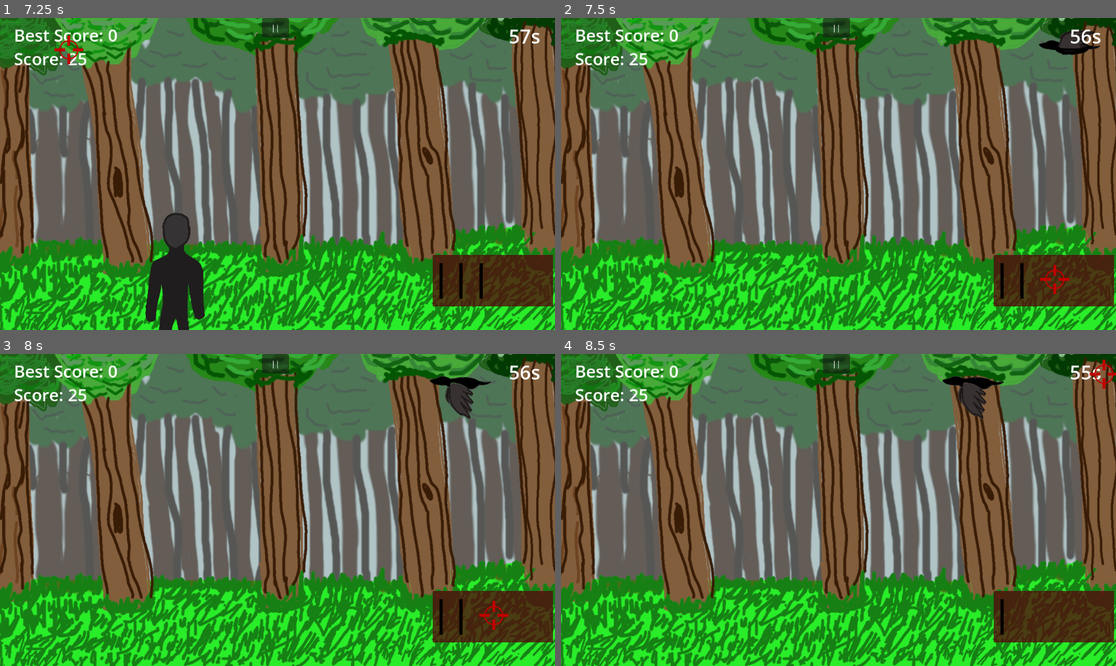
Above: before the commit, frames 1-4 (two rows, left to right).
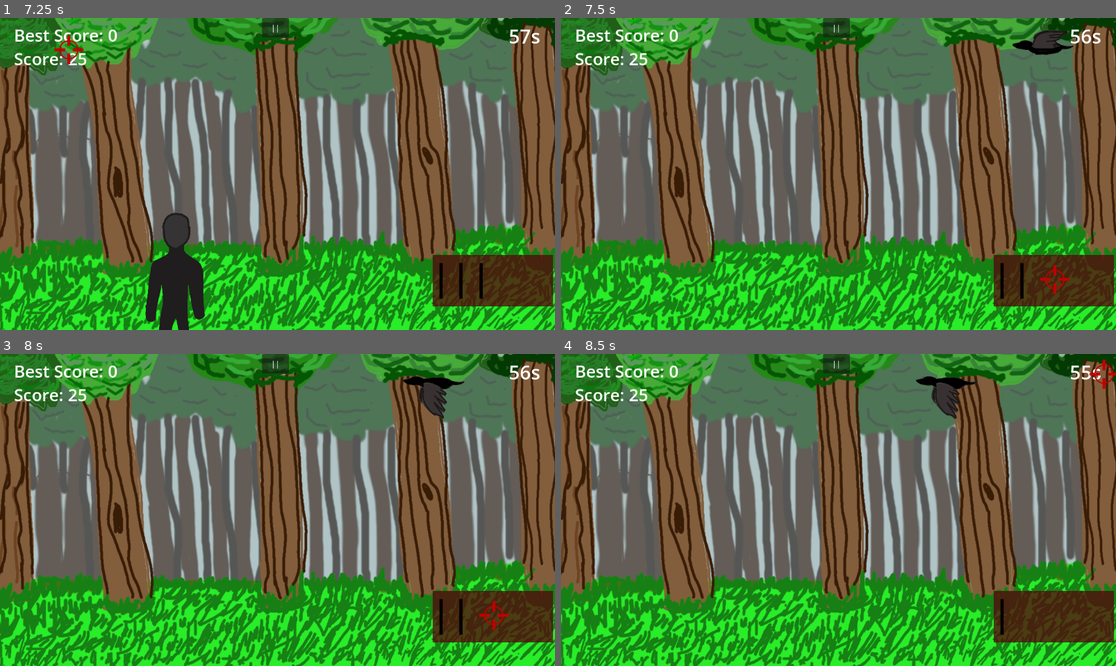
Above: after the commit, the same moments.

Repository: rolandbeni/Szakdolgozat
Game: Godot game, scene res://bg/field.tscn
The game is run twice, just before and just after one commit, with the same random seed, the same clock (stepped at 60 frames per second) and the same inputs.
Inputs (mouse positions are in pixels of both pictures, inside the frame that each line leads up to):
- Up to frame 1 (7.25 s): click "||" at 0.5 s; click "Restart" at 1.25 s; click "||" at 2 s; click "Restart" at 2.75 s; click "||" at 3.5 s; click "Restart" at 4.25 s; move the mouse to (288, 211) at 5.02 s; press the mouse at (288, 211) at 5.03 s; move the mouse to (377, 46) at 5.77 s; release the mouse at (377, 46) at 5.78 s; click (377, 46) at 5.85 s; move the mouse to (66, 49) at 6.52 s; press the mouse at (66, 49) at 6.53 s
- Up to frame 2 (7.5 s): tap Enter at 7.25 s; move the mouse to (1054, 280) at 7.27 s; release the mouse at (1054, 280) at 7.28 s; click (1054, 280) at 7.35 s
- Up to frame 3 (8 s): no input
- Up to frame 4 (8.5 s): move the mouse to (1104, 372) at 8.02 s; press the mouse at (1104, 372) at 8.03 s

Frame 1 is identical in both runs. In frame 2, 0.8% of the frame differs, in the area x 81-98%, y 3-12%; in frame 3, 1.1%, in the area x 72-89%, y 7-21%; in frame 4, 1.1%.

Commit message:
Fixing bugs

Diff:
--- a/enemy/enemys.gd
+++ b/enemy/enemys.gd
@@ -48,7 +48,8 @@
 			if enemy_rect.has_point(enemy.to_local(mouse_position)):
 				game.set_score(75+bonus)
 				bonus+=5
-				invisible_duration-=0.1
+				invisible_duration-=0.05
+				appear_time-=0.05
 				hide_enemy()
 
 func hide_enemy():
--- a/raven/raven.tscn
+++ b/raven/raven.tscn
@@ -24,7 +24,7 @@
 }]
 
 [sub_resource type="RectangleShape2D" id="RectangleShape2D_p42v5"]
-size = Vector2(635, 185)
+size = Vector2(815, 522.5)
 
 [node name="raven" type="CharacterBody2D"]
 process_mode = 1
@@ -38,7 +38,7 @@
 autoplay = "fly"
 
 [node name="CollisionShape2D" type="CollisionShape2D" parent="."]
-position = Vector2(570, 57)
+position = Vector2(580.5, 90.75)
 scale = Vector2(0.2, 0.2)
 shape = SubResource("RectangleShape2D_p42v5")
 
